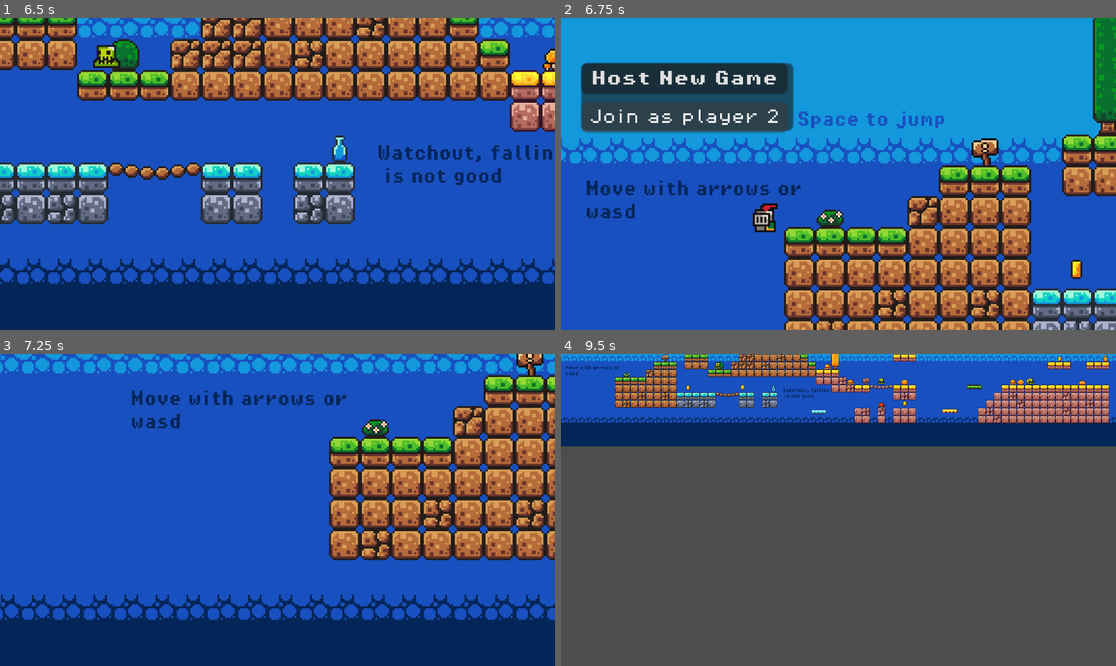
Above: before the commit, frames 1-4 (two rows, left to right).
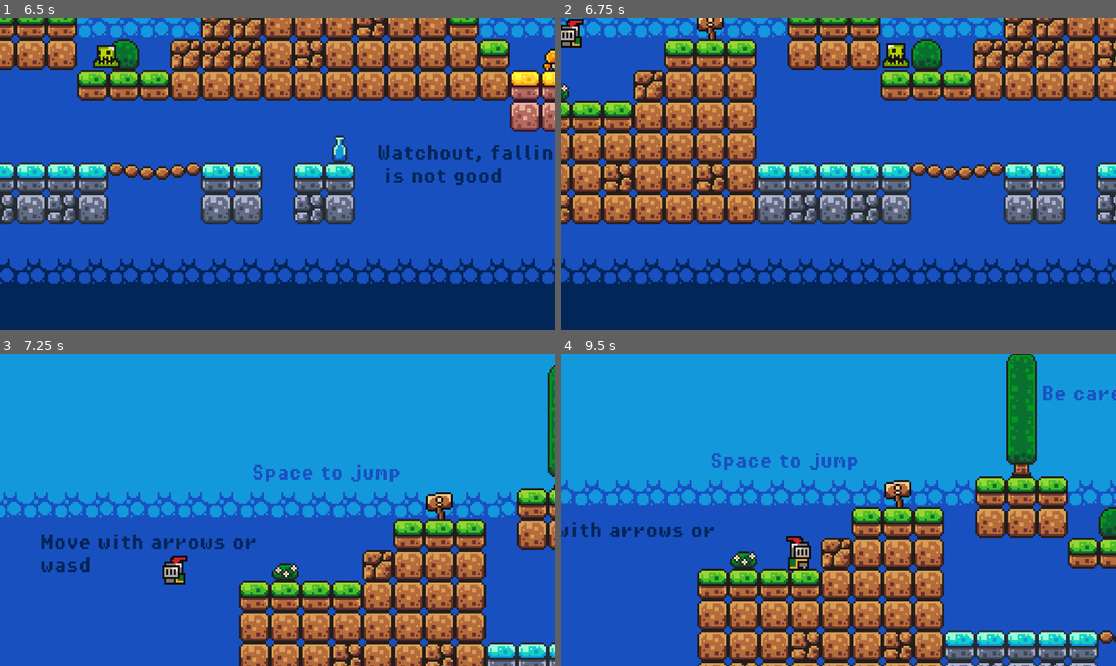
Above: after the commit, the same moments.

Repository: MatthewVicente/First-Godot-Project
Game: Godot game, scene res://scenes/game.tscn
Two runs of this game, one before a commit and one after it. Both use one fixed random seed, a clock stepped at 60 frames per second and the inputs below.
Inputs (mouse positions are in pixels of both pictures, inside the frame that each line leads up to):
- Up to frame 1 (6.5 s): click "Host New Game" at 0.5 s; hold Right (move_right) 1.28-2.78 s; tap Space (jump) at 1.52, 2.27, 3.77, 4.52, 5.27 s; hold Left (move_left) 2.78-3.53 s; hold Right (move_right) 3.53-5.03 s; hold Left (move_left) 5.03-5.78 s; hold Right (move_right) from 5.78 s (still down)
- Up to frame 2 (6.75 s): release Right (move_right) at 6.53 s; hold Left (move_left) from 6.53 s (still down)
- Up to frame 3 (7.25 s): keep holding Left (move_left); tap Space (jump) at 6.77 s
- Up to frame 4 (9.5 s): tap Space (jump) at 7.52, 8.27 s; release Left (move_left) at 8.03 s; hold Right (move_right) 8.03-8.75 s; click (610, 450) at 8.75 s, where only the run before the commit has a clickable "Join as player 2"

Frame 1 is identical in both runs. In frame 2, 86% of the frame differs, in the area x 0-100%, y 0-100%; in frame 3, 77%; in frame 4, 99%.

Commit message:
Fix respawn and players death and added finish line

Diff:
--- a/scenes/game.tscn
+++ b/scenes/game.tscn
@@ -12,6 +12,7 @@
 [ext_resource type="PackedScene" uid="uid://df3n1pbvgigb" path="res://scenes/enemy_1.tscn" id="8_uihwe"]
 [ext_resource type="FontFile" uid="uid://dd7xe4206m4cr" path="res://assets/fonts/PixelOperator8-Bold.ttf" id="9_3n2ds"]
 [ext_resource type="FontFile" uid="uid://bxytqa2qjkrcf" path="res://assets/fonts/PixelOperator8.ttf" id="11_v2v8l"]
+[ext_resource type="Script" path="res://scripts/finish_line.gd" id="13_cwvde"]
 
 [sub_resource type="TileSetAtlasSource" id="TileSetAtlasSource_8rv13"]
 texture = ExtResource("2_6rotm")
@@ -534,6 +535,8 @@
 [sub_resource type="WorldBoundaryShape2D" id="WorldBoundaryShape2D_nruj2"]
 distance = -38.0
 
+[sub_resource type="RectangleShape2D" id="RectangleShape2D_ullqf"]
+
 [node name="Game" type="Node2D"]
 
 [node name="GameManager" parent="." instance=ExtResource("1_2a8pn")]
@@ -756,5 +759,15 @@
 [node name="Players" type="Node2D" parent="."]
 position = Vector2(131, 0)
 
+[node name="FinishLine" type="Area2D" parent="."]
+position = Vector2(1764, -83)
+scale = Vector2(2.30008, 8.12753)
+collision_mask = 2
+script = ExtResource("13_cwvde")
+
+[node name="CollisionShape2D" type="CollisionShape2D" parent="FinishLine"]
+shape = SubResource("RectangleShape2D_ullqf")
+
 [connection signal="pressed" from="MultiplayerHUD/Panel/VBoxContainer/HostGame" to="GameManager" method="become_host"]
 [connection signal="pressed" from="MultiplayerHUD/Panel/VBoxContainer/JoinAsPlayer2" to="GameManager" method="join_as_player_2"]
+[connection signal="body_entered" from="FinishLine" to="FinishLine" method="_on_body_entered"]
--- a/scenes/multiplayer_player.tscn
+++ b/scenes/multiplayer_player.tscn
@@ -221,3 +221,9 @@
 zoom = Vector2(4, 4)
 limit_bottom = 167
 position_smoothing_enabled = true
+
+[node name="RespawnTimer" type="Timer" parent="."]
+wait_time = 0.6
+one_shot = true
+
+[connection signal="timeout" from="RespawnTimer" to="." method="_respawn"]
--- /dev/null
+++ b/scripts/finish_line.gd
@@ -0,0 +1,7 @@
+extends Area2D
+
+
+
+func _on_body_entered(body):
+	if MultiplayerManager.multiplayer_mode_enabled and multiplayer.get_unique_id() == body.player_id:
+		print("Player %s WINS!" % multiplayer.get_unique_id())
--- a/scripts/killzone.gd
+++ b/scripts/killzone.gd
@@ -3,9 +3,17 @@
 @onready var timer = $Timer
 
 func _on_body_entered(body):
-	Engine.time_scale = 0.5
-	body.get_node('CollisionShape2D').queue_free()
-	timer.start()
+	if not MultiplayerManager.multiplayer_mode_enabled:
+		Engine.time_scale = 0.5
+		body.get_node('CollisionShape2D').queue_free()
+		timer.start()
+	else:
+		_multiplayer_dead(body)
+
+func _multiplayer_dead(body):
+	if multiplayer.is_server() and body.alive:
+		Engine.time_scale = 0.5
+		body.mark_dead()
 
 func _on_timer_timeout():
 	Engine.time_scale = 1
--- a/scripts/multiplayer/multiplayer_controller.gd
+++ b/scripts/multiplayer/multiplayer_controller.gd
@@ -9,6 +9,8 @@
 var direction = 1
 var do_jump = false
 var _is_on_floor = false
+var alive = true
+var score = 0
 
 @onready var animated_sprite = $AnimatedSprite2D
 
@@ -62,8 +64,28 @@
 
 func _physics_process(delta):
 	if multiplayer.is_server():
+		if not alive and _is_on_floor:
+			_set_alive()
+
 		_is_on_floor = is_on_floor()
 		_apply_movement_from_input(delta)
 
 	if not multiplayer.is_server() or MultiplayerManager.host_mode_enabled:
 		_apply_animations()
+
+func mark_dead():
+	alive = false
+	$CollisionShape2D.set_deferred("disabled", true)
+	$RespawnTimer.start()
+
+func _respawn():
+	position = MultiplayerManager.respawn_point
+	$CollisionShape2D.set_deferred("disabled", false)
+
+func _set_alive():
+	alive = true
+	Engine.time_scale = 1
+
+func add_score():
+	score += 1
+	#score_label.text = 'You got ' + str(score) + ' coins.'
--- a/scripts/multiplayer/multiplayer_manager.gd
+++ b/scripts/multiplayer/multiplayer_manager.gd
@@ -4,10 +4,10 @@
 const SERVER_IP = '127.0.0.1'
 
 var multiplayer_scene = preload('res://scenes/multiplayer_player.tscn')
-
 var _players_spawn_node
-
 var host_mode_enabled = false
+var multiplayer_mode_enabled = false
+var respawn_point = Vector2(30,20)
 
 func become_host():
 	print('Starting host!')
@@ -15,6 +15,7 @@
 	_players_spawn_node = get_tree().get_current_scene().get_node('Players')
 
 	host_mode_enabled = true
+	multiplayer_mode_enabled = true
 
 	var server_peer = ENetMultiplayerPeer.new()
 	server_peer.create_server(SERVER_PORT)
@@ -29,6 +30,7 @@
 	_add_player_to_game(1)
 
 func join_as_player_2():
+	multiplayer_mode_enabled = true
 
 	var client_peer = ENetMultiplayerPeer.new()
 	client_peer.create_client(SERVER_IP, SERVER_PORT)
Not shown: 1 places in scenes/game.tscn that only renumber resources
